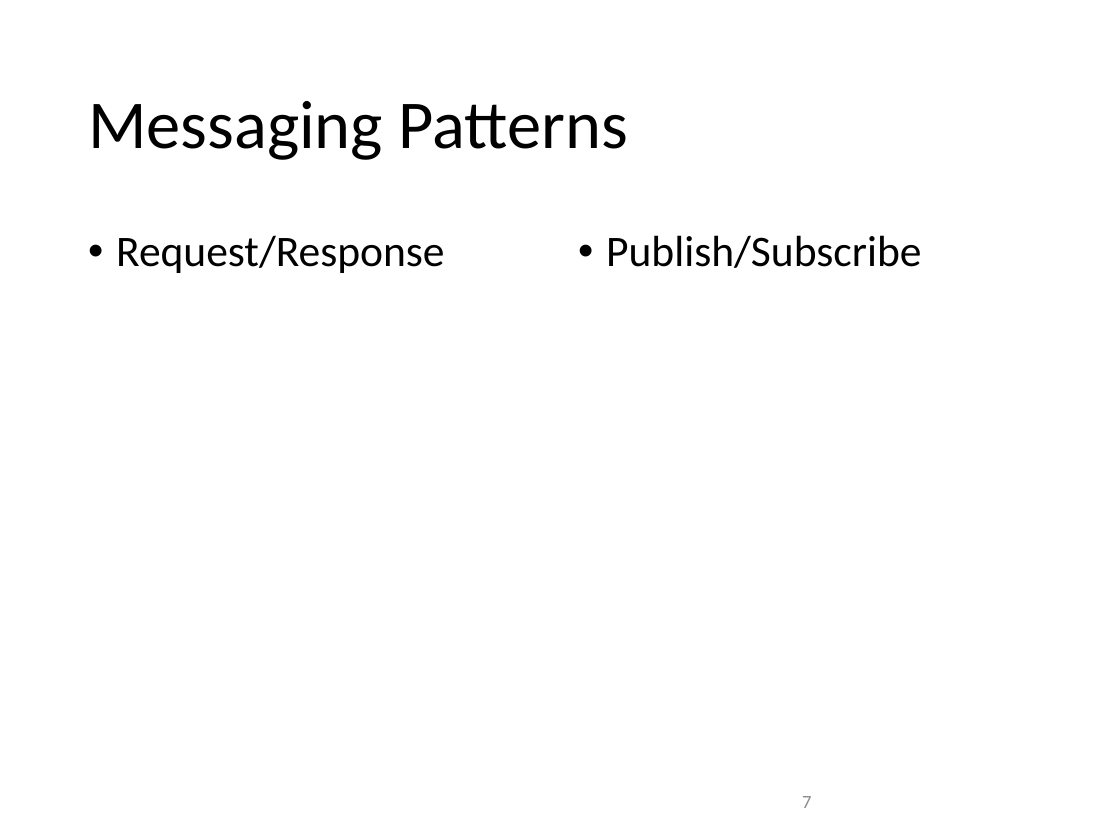
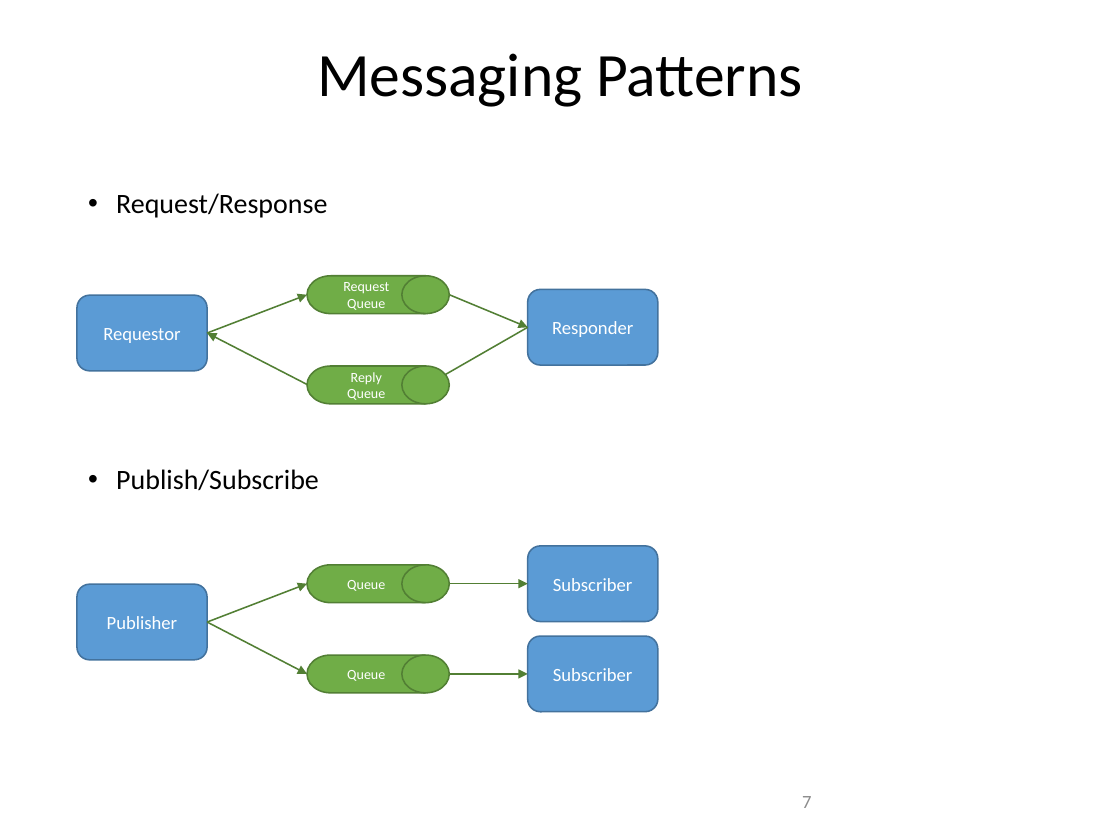
Before and after one commit to amichel/PaymentsGateway.MassTransit.Demo, a slide deck: slide 7 of Presentation/Service Bus Integration Patterns.pptx. Drawn at 1120x840 pixels with LibreOffice and Linux fonts; fonts in the diff are those of the drawing; background and template pictures are left out. Boxes give left, top, right and bottom in pixels: in the first picture for what was removed or moved away, otherwise in the second. Text is boxed around its words. In the diff, an @@ line names an element or a change of style, - is before the commit and + after.

Commit message:
Presentation

```diff
--- a/Presentation/Service Bus Integration Patterns.pptx
+++ b/Presentation/Service Bus Integration Patterns.pptx
@@ title "Messaging Patterns" at (317, 53, 802, 107): size 44 to 39.6 pt; alignment left to centre @@
@@ text "Request/Response": place and size @@
-text "Request/Response" at (116, 235, 444, 273)
+text "Request/Response" at (116, 193, 327, 218)
@@ text "Request/Response" at (116, 193, 327, 218): size 28 to 18 pt @@
@@ rounded rectangle added at (77, 296, 207, 372), fill #5B9BD5, outline #43739E 1 pt, 12 pt, text #FFFFFF @@
+Requestor
@@ arrow added from (207, 333) to (307, 295), #538035 1 pt @@
@@ flow chart magnetic drum added at (307, 276, 449, 314), fill #70AD47, outline #538035 1 pt, 9 pt, text #FFFFFF @@
+Request Queue
@@ arrow added from (449, 295) to (528, 327), #538035 1 pt @@
@@ rounded rectangle added at (528, 289, 657, 365), fill #5B9BD5, outline #43739E 1 pt, 12 pt, text #FFFFFF @@
+Responder
@@ arrow added from (528, 327) to (428, 384), #538035 1 pt @@
@@ arrow added from (307, 384) to (207, 333), #538035 1 pt @@
@@ flow chart magnetic drum added at (307, 366, 449, 404), fill #70AD47, outline #538035 1 pt, 9 pt, text #FFFFFF @@
+Reply
+Queue
@@ text "Publish/Subscribe" at (116, 469, 319, 491): size 28 to 18 pt @@
@@ text "Publish/Subscribe": place and size @@
-text "Publish/Subscribe" at (606, 235, 921, 268)
+text "Publish/Subscribe" at (116, 469, 319, 491)
@@ flow chart magnetic drum added at (307, 564, 449, 603), fill #70AD47, outline #538035 1 pt, 9 pt, text #FFFFFF @@
+Queue
@@ rounded rectangle added at (528, 545, 657, 622), fill #5B9BD5, outline #43739E 1 pt, 12 pt, text #FFFFFF @@
+Subscriber
@@ rounded rectangle added at (77, 585, 207, 661), fill #5B9BD5, outline #43739E 1 pt, 12 pt, text #FFFFFF @@
+Publisher
@@ arrow added from (207, 622) to (307, 584), #538035 1 pt @@
@@ arrow added from (449, 584) to (528, 584), #538035 1 pt @@
@@ arrow added from (207, 622) to (307, 674), #538035 1 pt @@
@@ flow chart magnetic drum added at (307, 655, 449, 693), fill #70AD47, outline #538035 1 pt, 9 pt, text #FFFFFF @@
+Queue
@@ rounded rectangle added at (528, 636, 657, 712), fill #5B9BD5, outline #43739E 1 pt, 12 pt, text #FFFFFF @@
+Subscriber
@@ arrow added from (449, 674) to (528, 674), #538035 1 pt @@
```
Also in this commit, not shown: 7 other slides changed, 2 other files.
